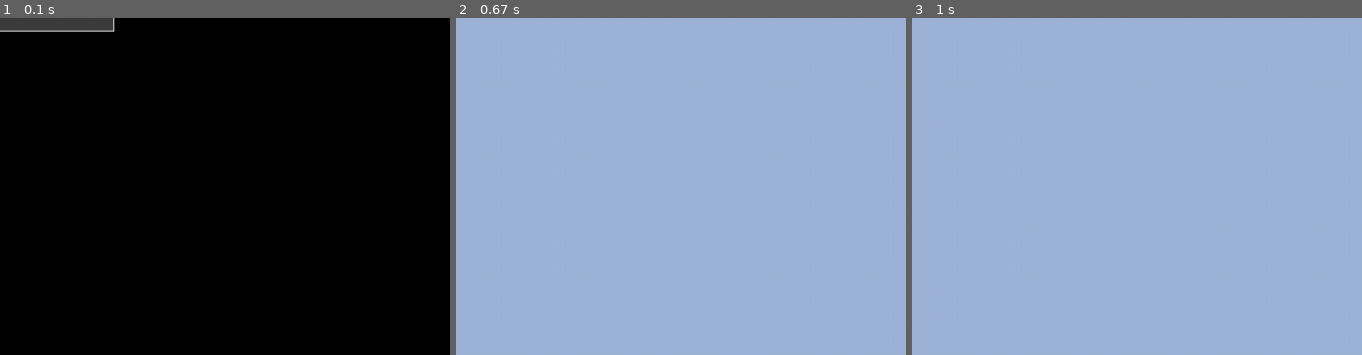
Above: before the commit, frames 1-3 (left to right).
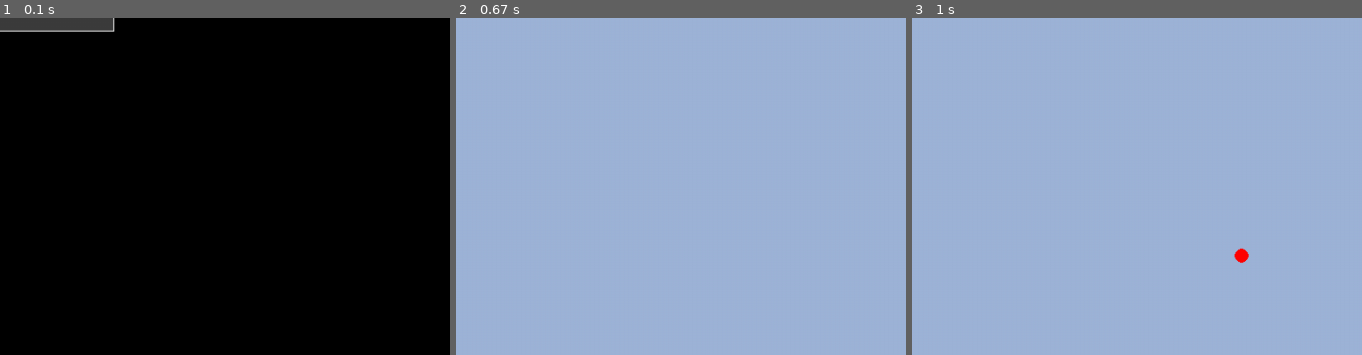
Above: after the commit, the same moments.

Repository: jakubkrysakowski/kuba-pygame1
Game: pygame game, started from main.py
Two runs of this game, one before a commit and one after it. Both use one fixed random seed, a clock stepped at 60 frames per second and the inputs below. The source is Python 2; it was converted automatically to run under Python 3.
Inputs (mouse positions are % of the whole screen's width and height, from its top left):
- Up to frame 1 (0.1 s): no input
- Up to frame 2 (0.67 s): click "Level Test" at 0.38 s
- Up to frame 3 (1 s): click (87, 85) at 0.72 s
The pictures show only the part of the screen within x 50-100%, y 50-100%; the shares and areas given below are measured in that part.

Frames 1-2 are identical in both runs. In frame 3, 0.1% of the frame differs, in the area x 71-75%, y 68-73%.

Commit message:
click pointer improvement

Diff:
--- a/game.py
+++ b/game.py
@@ -68,7 +68,7 @@
         self.drawObjects(dt)
         self.drawPlayer(dt)
         self.drawForeground()
-        self.click_pointer.draw()
+        self.click_pointer.draw(self.screen)
         pygame.display.flip()
 
     def main_loop(self):
--- a/gui/click_pointer.py
+++ b/gui/click_pointer.py
@@ -2,16 +2,18 @@
 # -*- coding: utf-8 -*-
 
 import pygame
+import time
 
 class ClickPointer(object):
-    target_position = None,
+    DISPLAY_DURATION = 2
+    CIRCLE_RADIUS = 8
+    position = None
     click_time = None
 
     def click(self, position):
-        print position
-        self.target_position = position
-        self.click_time = pygame.time.Clock()
+        self.position = position
+        self.click_time = time.time()
 
-    def draw(self):
-        None
-        # todo
+    def draw(self, screen):
+        if self.position != None and time.time() - self.click_time < self.DISPLAY_DURATION:
+            pygame.draw.circle(screen, (255, 0, 0), self.position, self.CIRCLE_RADIUS)
Not shown, changed: game.pyc
Not shown, changed: gui/click_pointer.pyc
